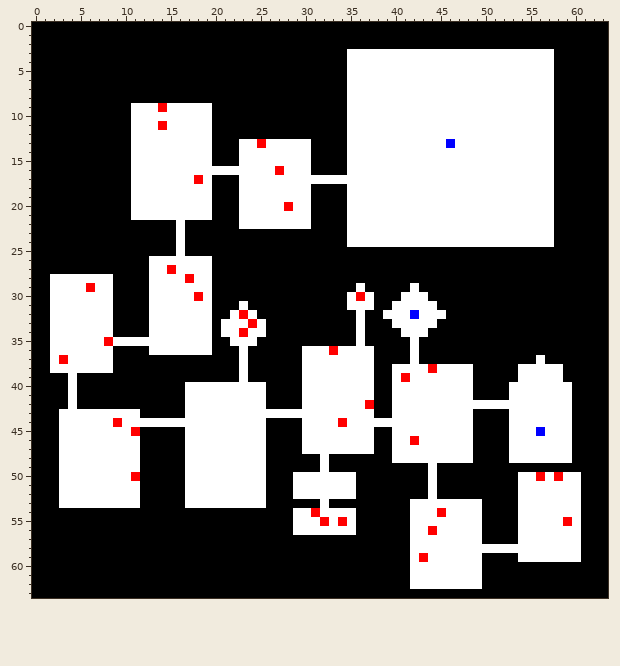
One commit to this pixel-art sprite: Assets/DecoratedMap.png. Above: the version before the commit.
The file is 64x64 pixels.
The result:
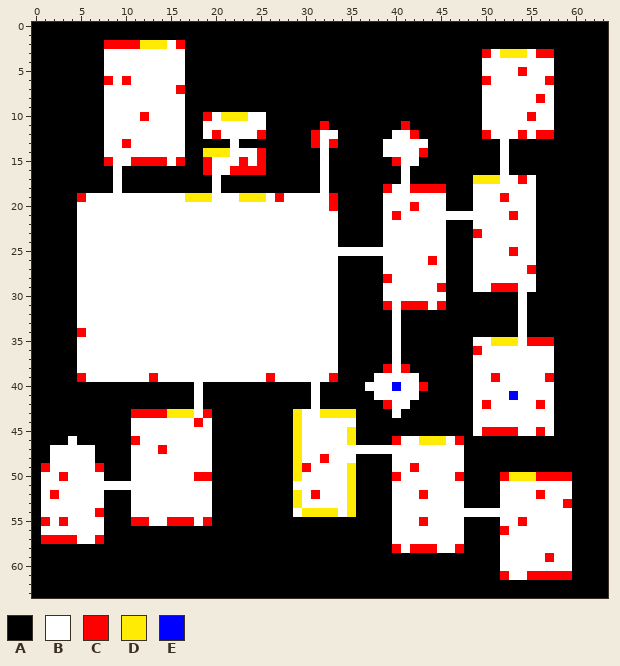
Palette (. is transparent): A #000000  B #ffffff  C #ff0000  D #ffeb04  E #0000ff
Change:
Changed rows in their new state; - is an unchanged pixel.
first column x 1:
 2 -------CCCCDDDBC--------------------------------------------
 3 -------BBBBBBBBB------------------AAAAAAAAAAAAAAAC-DDD-CC---
 4 -------BBBBBBBBB------------------AAAAAAAAAAAAAAA-----------
 5 -------BBBBBBBBB------------------AAAAAAAAAAAAAAA----C------
 6 -------CBCBBBBBB------------------AAAAAAAAAAAAAAAC------C---
 7 -------BBBBBBBBC------------------AAAAAAAAAAAAAAA-----------
 8 -------BBBBBBBBB------------------AAAAAAAAAAAAAAA------C----
 9 -------BBB---B--AAA---------------AAAAAAAAAAAAAAA-----------
10 -------BBB-C----AACBDDDBB---------AAAAAAAAAAAAAAA-----C-----
11 -------BBB---B--AA-BBBBBB------C--AAAAAACAAAAAAAA-----------
12 -------BBB------AA-CBBBBC-----CBB-AAAAA--CAAAAAAAC---C-CC---
13 -------BBC------AAA--BAAAAAAAACBC-AAAA-----AAAAAAAA-AAAAA---
14 -------BBB------AADDDB--CAAAAA-B--AAAA----CAAAAAAAA-AAAAA---
15 -------CBBCCCC-CAACBBBC-CAAAAA-B--AAAAAC--AAAAAAAAA-AAAAA---
16 --------B-AAAAAAAAC--CCCCAAAAA-B--AAAAAA-AAAAAAAAAA-AAAAA---
17 --------B-AAAAAAAAAB--AAAAAAAAA-AAAAAAAA-AAAAAAADDD--C-AA---
18 --------B-AAAAAAAAAB--AAAAAAAA-B--AAAAC--CCCCAAA-------AA---
19 ----CBBBBB------DDDBBBDDD-C---BBC-AAAA-------AAA---C---AA---
20 ----BBBBBB---------BBB-----B--BBC-AAAA---C---AAA-------AA---
21 ----BBBBBB---------BBB--------BBB-AAAA-C------------C--AA---
22 ----BBBBBBBBBBB-BBBBBB--------BBB-AAAA-------AAA-------AA---
23 ----BBBBBBBBBBB-BBBBBBBBBBBBBBBBB-AAAA-------AAAC------AA---
24 ----BBBBBBBBBBB-BBBBBBBBBBBBBBBBB-AAAA-------AAA-------AA---
25 ----BBBBBBBBBBB-BBBBBBBBBBBBBBBBBBBBBBBBBBBBB---BBBBCBB-----
26 ----BBBBBBBB-------BBBBBBBBBBBBBB-----BBBBBCB---BBBBBBB-----
27 ----BBBBBBBB--B----BBBBBBBBBBBBBB-----BBBBBBB---BBBBBBC-----
28 -AAA----BBBB----B--BBBBBBBBBBBBBB-----CBBBBBB---BBBBBBB-----
29 -AAA-B--BBBB-------BBBBBBBBBBBBBB--A--BBB-BBC---BBCCCBB-----
30 -AAA----BBBB-----B-BBBBBBBBBBBBBB-AAA-BB---BB--------B------
31 -AAA----BBBB-------BBB-BBBBBBBBBB-AAA-C-CCC-C--------B------
32 -AAA----BBBB-------BB-B-BBBBBBBBB--A--A-AAAAA--------B------
33 -AAA----BBBB-------B---B-BBBBBBBB--A----AAAA---------B------
34 -AAAC---BBBB-------B--B--BBBBBBBB--A---BAAA----------B------
35 -AAA---B-----------BB---BBBBBBBBB--A---B-A------BBDDDBCCC---
36 -AAA----BBBB-------BBB-BBBBBB---BAAAA--B-A------CBBBBBBBB---
37 -AAA----BBBBBBBBBBBBBB-BBBBBB----AAAA--B-A------BBBBBBB-B---
38 -AAA----BBBBBBBBBBBBBB-BBBBBB----AAAA-C-CAAAAAAABBBBB----A--
39 ---ACBBBBBBBCBBBBBBBBB-BBCBBB---CAAAABB-B-AAAAAABBCBB---CA--
40 ---A------------A-AAAAAAA----A-AAAAA-BBE--CAAAAABBBB-----AA-
41 ---A------------A-AAAAAAA----A-AAAAAABB---AAAAAABBBBE----AA-
42 ---A------------A-AAAAAAA----A-AAAAAA-C--AAAAAAA-C-----C-AA-
43 --AAAAAAAACCCCDDD-CAAAAAAAAAD--DDDDAA---AAAAAAAABBBB-----AA-
44 --AAAAAAAA-------C-AAAAAA---D----B-AAAAAAAAAAAAABBBB-----AA-
45 --AAAAAAAABBBBBB---AAAAAA---D-----DAA--AAAAAAAAABCCCC--C-AA-
46 --A-AAAAAACBBBBB---AAAAAA---D-----DAA--C-BDDD-CA----AAAAAAA-
47 -B----AAAA-BBCBB---AAAAAA---D--------BB--------A----AAAAAAA-
48 -B----AAAA-BBBBB---AAAAAA---DBBCBBB------------A----AAAAAAA-
49 CB----CAAA-BBBBB---AAAAAA---DCB-BBD----BBCB-BBB-------------
50 BBC----AAABBBBBB-CCAAAAAA---D-----D----CBBB-BBC----CDDD-C-CA
51 BB---------BBBBB---AAAAAA---------D----BBBB-BBB----BB------A
52 BC-----AAA-BBBBB---AAAAAA---D-C---D----BBBC-BBB----BB--C---A
53 BB-----AAA-BBBBB---AAAAAA---DBB-BBD----BB------AA--BB-----CA
54 BBBBBBC---BBBBBBBBB----------DDDD-D----BB---B----BBBB------A
55 CBCBBBB---CCBBCCCBC---------AAAAAAA----BB-C----AA--BBC----BA
56 BBBBBBB---------------------AAAAAAA----BB--B---AA--CB------A
57 CCCCBBC--------------------------------BB------AA--BB------A
58 ---------------------------------------CBCCC--CAAAA--------A
59 -----------------------------------------AAAAAAAA--BB---C--A
60 -----------------------------------------AAAAAAAA--BBBBBBBB-
61 -----------------------------------------AAAAAAAA--CBBCCCCC-
62 -----------------------------------------AAAAAAAA-----------
Where, in picture pixels (left, top, right, bottom), the same in both pictures:
changed: (41, 40, 581, 589)
